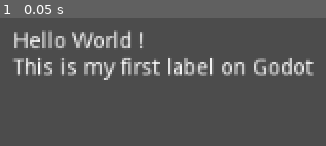
Above: before the commit, frame 1.
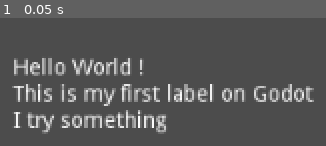
Above: after the commit, the same moment.

Repository: Florian-DELRIEU/Godot-Test
Game: Godot game, scene res://First scene/Label.tscn
Two runs of this game, one before a commit and one after it. Both use one fixed random seed, a clock stepped at 60 frames per second and the inputs below. The project has no main scene, so this scene is started directly.
Inputs:
- Up to frame 1 (0.05 s): no input

The runs differ from the first frame. In frame 1, 18% of the frame differs, in the area x 3-97%, y 9-91%.

Commit message:
Update Label.tscn

Diff:
--- a/First scene/Label.tscn
+++ b/First scene/Label.tscn
@@ -5,8 +5,11 @@
 margin_top = 11.0
 margin_right = 87.0
 margin_bottom = 25.0
-text = "Hello World !
-This is my first label on Godot"
+text = "
+Hello World !
+This is my first label on Godot
+I try something
+"
 __meta__ = {
 "_edit_use_anchors_": false
 }
